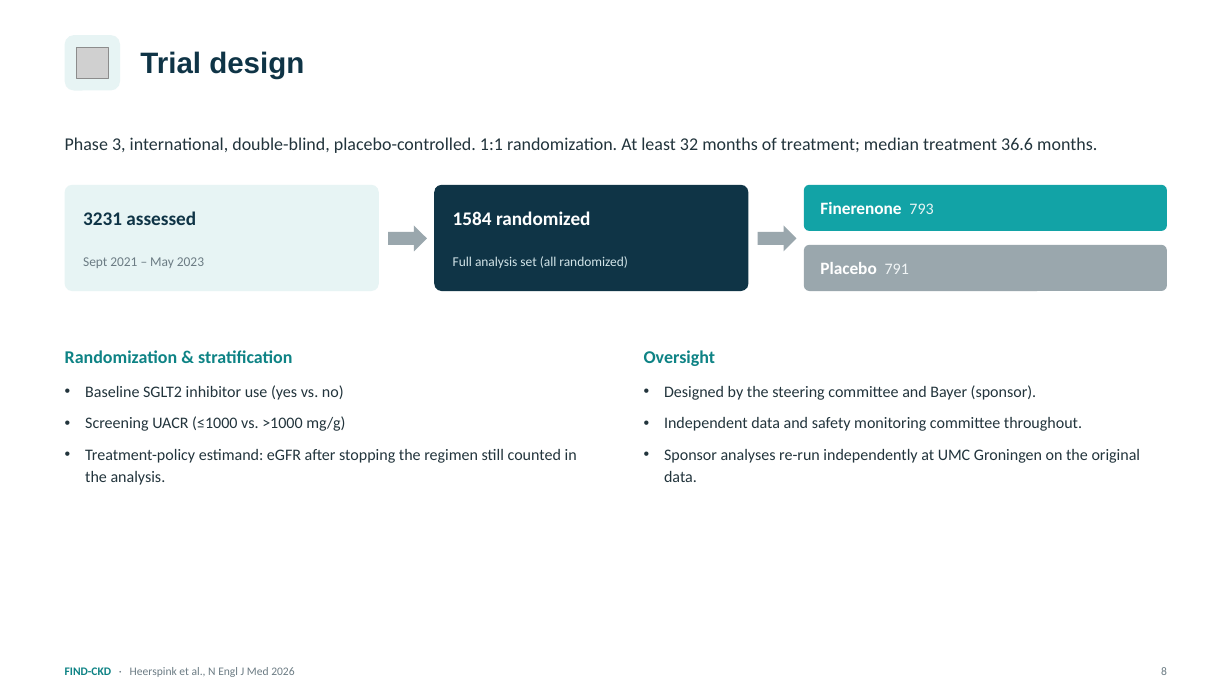
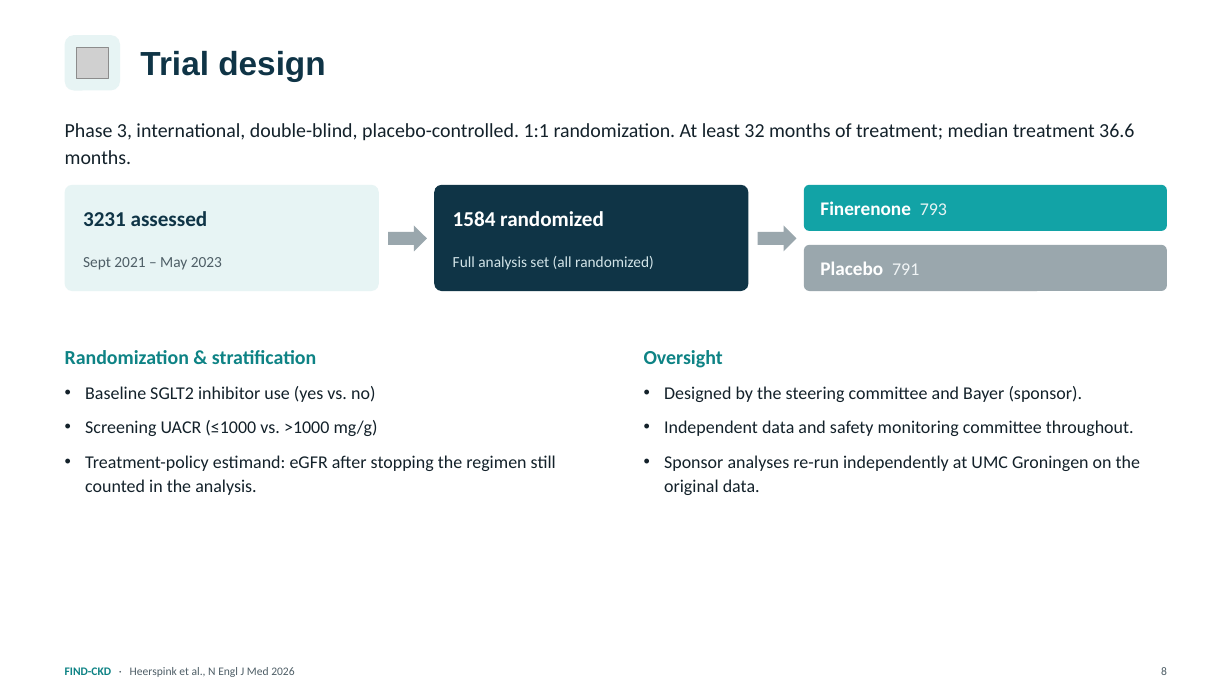
Before and after one commit to azbargarawan-sudo/clickwriting-landing, a slide deck: slide 8 of FIND-CKD.pptx. Drawn at 1232x693 pixels with LibreOffice and Linux fonts; fonts in the diff are those of the drawing; grey boxes stand for pictures. Boxes give left, top, right and bottom in pixels: in the first picture for what was removed or moved away, otherwise in the second. Text is boxed around its words. In the diff, an @@ line names an element or a change of style, - is before the commit and + after.

```diff
--- a/FIND-CKD.pptx
+++ b/FIND-CKD.pptx
@@ text "Trial design" at (140,50,325,81): size 23 to 26 pt @@
@@ text "Phase 3, international, double-blind, placebo-controlled. ..." at (65,123,1134,164): size 14 to 15.5 pt, text colour #22343C to #13212A @@
@@ text "3231 assessed" at (83,211,208,226): size 15 to 16.5 pt @@
@@ text "1584 randomized" at (453,211,604,226): size 15 to 16.5 pt @@
@@ text "Finerenone 793" at (820,201,947,215): size 13.5 to 15 pt in "Finerenone"; size 12.5 to 14 pt in "793" @@
@@ text "Sept 2021 – May 2023" at (83,257,222,270): size 10.5 to 12 pt, text colour #6C7C84 to #4E5E66 @@
@@ text "Full analysis set (all randomized)" at (453,256,654,270): size 10.5 to 12 pt @@
@@ text "Placebo 791" at (820,261,919,275): size 13.5 to 15 pt in "Placebo"; size 12.5 to 14 pt in "791" @@
@@ text "Randomization & stratification" at (65,350,316,364): size 14 to 15.5 pt @@
@@ text "Oversight" at (644,350,723,368): size 14 to 15.5 pt @@
@@ text "Baseline SGLT2 inhibitor use (yes ..." at (85,386,556,495): size 12.5 to 14 pt, text colour #22343C to #13212A @@
@@ text "Designed by the steering committee ..." at (664,386,1140,495): size 12.5 to 14 pt, text colour #22343C to #13212A @@
@@ text "FIND-CKD · Heerspink et al., ..." at (65,667,294,677): text colour #6C7C84 to #4E5E66 in "· Heerspink et al., N Engl J ..." @@
@@ text "8" at (1161,667,1167,675): text colour #6C7C84 to #4E5E66 @@
```
Also in this commit, not shown: 28 other slides changed.
